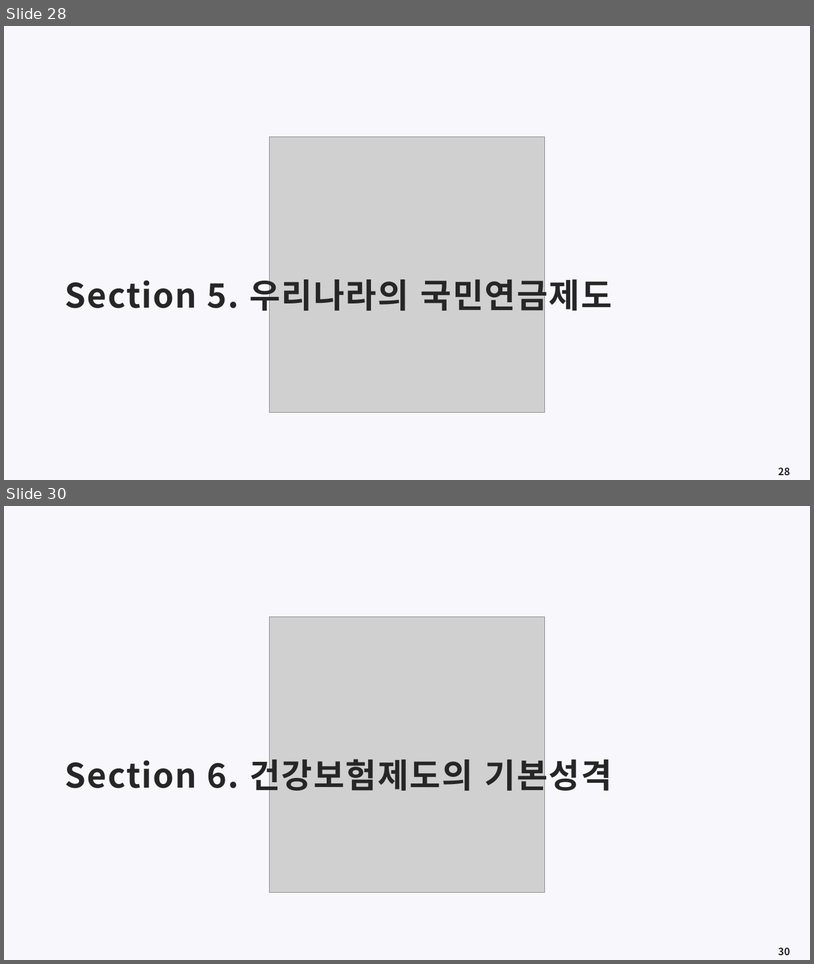
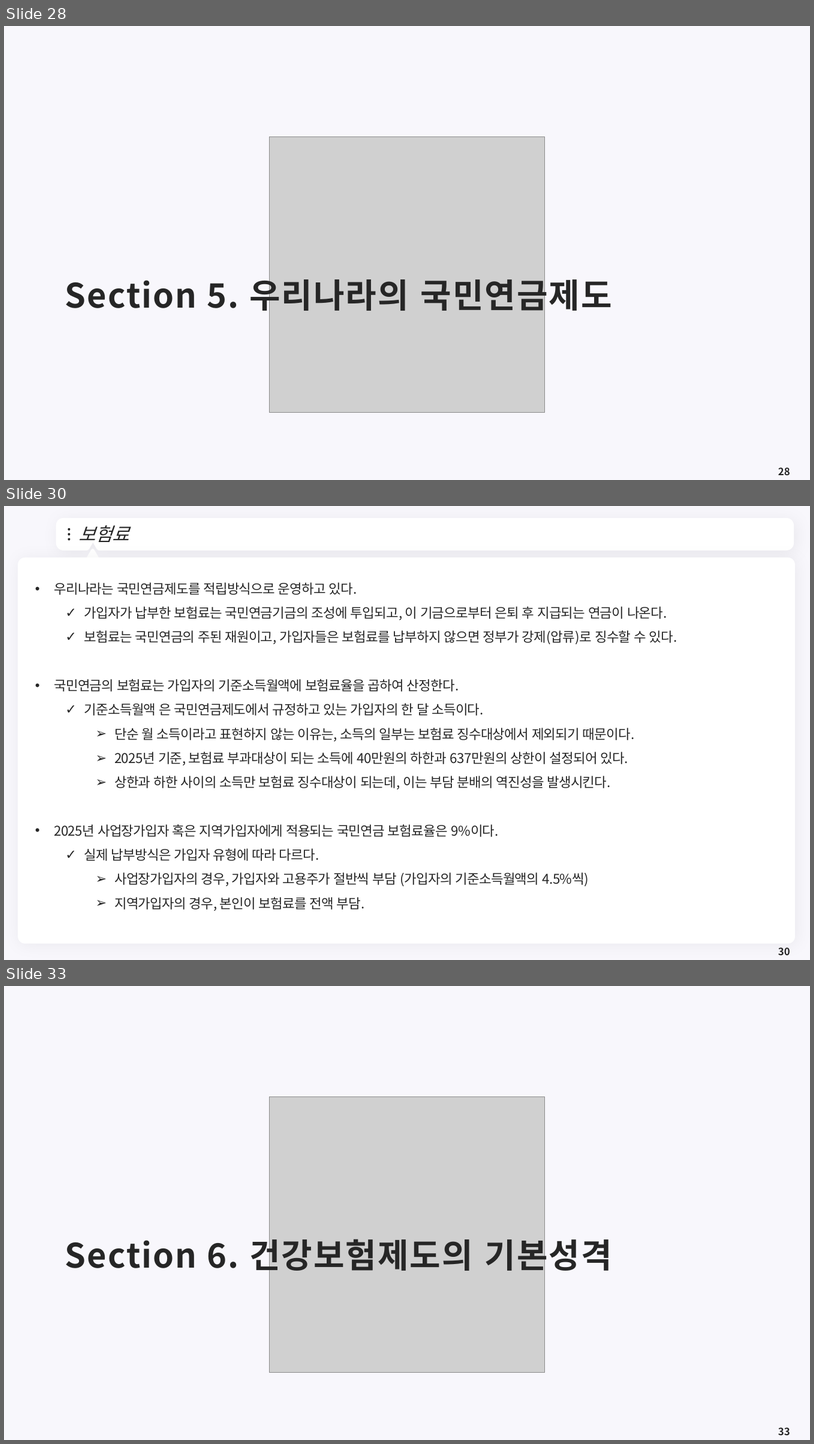
Before and after one commit to meandthey/Teaching, a slide deck: 재정학/01_Lectures/재정학_Chapter_10.pptx. Shown one above the other, each under a label of ours: slides 28 and 30 before the commit, slides 28, 30 and 33 after it; the slides between them are not shown. The pictures are 814x964 and 814x1444 pixels, drawn with LibreOffice and Linux fonts; fonts in the diff are those of the drawing; grey boxes stand for pictures; background and template pictures are left out. Boxes give left, top, right and bottom in pixels: in the first picture for what was removed or moved away, otherwise in the second. Text is boxed around its words. In the diff, an @@ line names an element or a change of style, - is before the commit and + after.

```diff
--- a/재정학/01_Lectures/재정학_Chapter_10.pptx
+++ b/재정학/01_Lectures/재정학_Chapter_10.pptx
@@ slide 30 added at <box>4,506,810,960</box>, background #F8F7FC @@
@@ freeform shape added at <box>59,521,792,548</box>, fill #FFFFFF, outline #FFFFFF 7.25 pt @@
@@ ellipse added at <box>68,528,71,531</box>, fill #262626 @@
@@ ellipse added at <box>68,533,71,535</box>, fill #262626 @@
@@ ellipse added at <box>68,538,71,540</box>, fill #262626 @@
@@ title added at <box>78,525,129,542</box>, 22 pt, text #262626, italic @@
+보험료
@@ freeform shape added at <box>776,530,783,539</box>, fill #FFFFFF @@
@@ rounded rectangle added at <box>18,558,796,943</box>, fill #FFFFFF @@
@@ triangle added at <box>86,550,99,562</box>, fill #FFFFFF, outline #FFFFFF 3.75 pt @@
@@ text added at <box>54,582,678,910</box>, 16 pt, text #262626 @@
+• 우리나라는 국민연금제도를 적립방식으로 운영하고 있다.
+  ✓ 가입자가 납부한 보험료는 국민연금기금의 조성에 투입되고, 이 기금으로부터 은퇴 후 지급되는 연금이 나온다.
+  ✓ 보험료는 국민연금의 주된 재원이고, 가입자들은 보험료를 납부하지 않으면 정부가 강제(압류)로 징수할 수 있다.
+• 국민연금의 보험료는 가입자의 기준소득월액에 보험료율을 곱하여 산정한다.
+  ✓ 기준소득월액 은 국민연금제도에서 규정하고 있는 가입자의 한 달 소득이다.
+    ➢ 단순 월 소득이라고 표현하지 않는 이유는, 소득의 일부는 보험료 징수대상에서 제외되기 때문이다.
+    ➢ 2025년 기준, 보험료 부과대상이 되는 소득에 40만원의 하한과 637만원의 상한이 설정되어 있다.
+    ➢ 상한과 하한 사이의 소득만 보험료 징수대상이 되는데, 이는 부담 분배의 역진성을 발생시킨다.
+• 2025년 사업장가입자 혹은 지역가입자에게 적용되는 국민연금 보험료율은 9%이다.
+  ✓ 실제 납부방식은 가입자 유형에 따라 다르다.
+    ➢ 사업장가입자의 경우, 가입자와 고용주가 절반씩 부담 (가입자의 기준소득월액의 4.5%씩)
+    ➢ 지역가입자의 경우, 본인이 보험료를 전액 부담.
@@ page number added at <box>779,947,791,955</box>, 12 pt, text #262626, bold @@
+30
@@ what was slide 30 is now slide 33 @@
@@ page number at <box>779,1427,791,1435</box>: text changed @@
-30
+33
```
Also in this commit, not shown: 1 slide changed, 2 other slides added, 2 other files.
